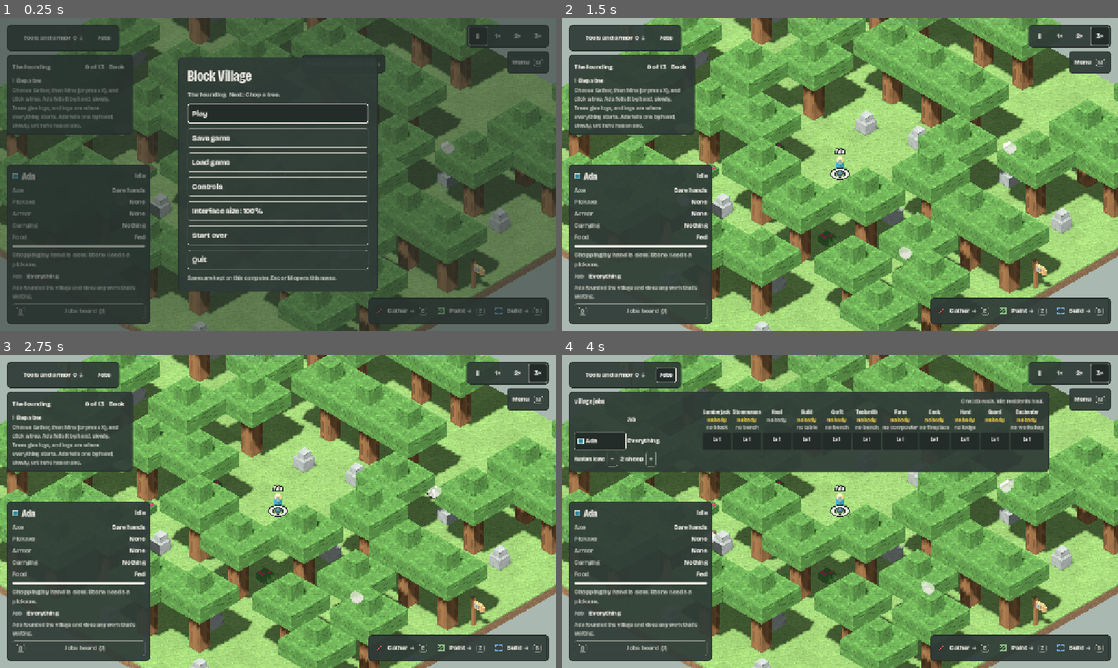
Above: before the commit, frames 1-4 (two rows, left to right).
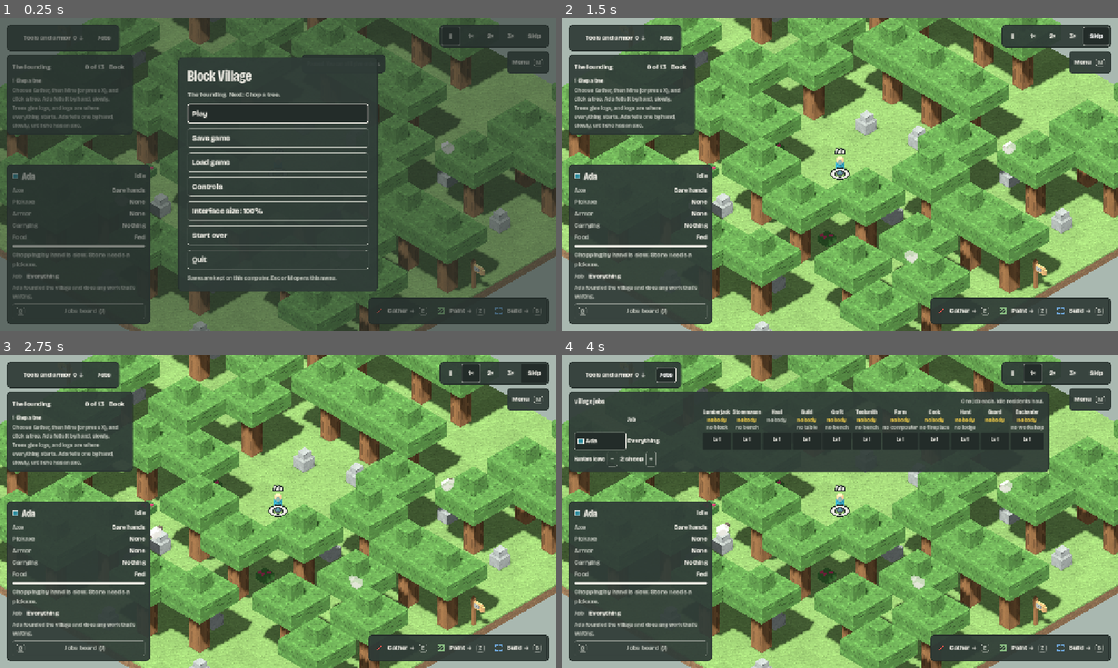
Above: after the commit, the same moments.

Repository: NerdyToddGerdy/mc_village
Game: Godot game, scene res://scenes/main.tscn
The game is run twice, just before and just after one commit, with the same random seed, the same clock (stepped at 60 frames per second) and the same inputs.
Inputs (mouse positions are in pixels of both pictures, inside the frame that each line leads up to):
- Up to frame 1 (0.25 s): no input
- Up to frame 2 (1.5 s): click "Play" at 0.5 s; click (1095, 36) at 1.25 s, where only the run after the commit has a clickable "Skip"
- Up to frame 3 (2.75 s): click (533, 373) at 2 s, where only the run after the commit has a clickable "Skip"
- Up to frame 4 (4 s): click "Tools and armor 0 ↓" at 2.75 s; click "Jobs" at 3.5 s

The runs differ from the first frame. In frame 1, 0.4% of the frame differs, in the area x 79-98%, y 2-10%; in frame 2, 0.6%; in frame 3, 0.9%, in the area x 27-99%, y 2-80%; in frame 4, 0.8%.

Commit message:
Skip ahead: run fast until something needs the player (#299)
Co-Authored-By: Claude Sonnet 5.5 <noreply@anthropic.com>

Diff:
--- a/game/scenes/game.gd
+++ b/game/scenes/game.gd
@@ -49,6 +49,10 @@
 var keys_path := ""  ## Tests set this before the game starts, so they always use default keys.
 var _menu_prev_speed := 1
 
+var skipping := false  ## Running fast until something needs the player (issue #299).
+var _skip_from := 0
+var _skip_sig := ""
+var _skip_problems := {}
 var _autosave_tick := 0  ## The sim tick of the last autosave, or of the load.
 var _autosave_sig := ""
 var save_dir := "user://saves"  ## Tests point this elsewhere so they never touch real saves.
@@ -157,7 +161,7 @@
 
 func _process(delta: float) -> void:
 	_pan_with_keys(delta)
-	_acc += minf(delta, 0.1) * speed
+	_acc += minf(delta, 0.1) * speed * (Tuning.SKIP_SPEED if skipping else 1.0)
 	var n := 0
 	while _acc >= Tuning.DT and n < 30:
 		_world.remember_positions()
@@ -166,6 +170,11 @@
 		n += 1
 		if not sim.pending.is_empty():
 			break
+		if skipping:
+			var why := _skip_stop_reason()
+			if why != "":
+				_end_skip(why)
+				break
 	if _autosave_due():
 		autosave()
 	# A choice for the player stops the game until it's answered (issues #110, #111).
@@ -813,6 +822,7 @@
 # ---------------------------------------------------------------- menu, saving and loading
 
 func open_menu(view: String) -> void:
+	skipping = false
 	if not _menu.visible:
 		_menu_prev_speed = speed if speed != 0 else last_speed
 		speed = 0
@@ -990,11 +1000,66 @@
 func set_speed(v: int) -> void:
 	if v != 0 and not sim.pending.is_empty():
 		return  # a choice is waiting for the player
+	skipping = false  # picking a speed ends a skip
 	if speed != 0:
 		last_speed = speed
 	speed = v
 	if v == 0:
 		_acc = 0.0  # no leftover time may tick the sim after pausing
+
+
+# ---------------------------------------------------------------- skipping ahead (issue #299)
+
+## Starts or ends a skip: the game runs fast until something needs the player (a choice, a message, a new problem,
+## a party setting out or coming home) or `SKIP_MAX_SECS` pass, and then stops at the normal speed.
+func set_skip(on: bool) -> void:
+	if not on:
+		if skipping:
+			_end_skip("")
+		return
+	if _menu.visible or not sim.pending.is_empty():
+		return
+	if speed == 0:
+		set_speed(maxi(1, last_speed))
+	skipping = true
+	_skip_from = sim.tick
+	_skip_sig = _party_sig()
+	_skip_problems = _problem_keys()
+
+
+## The problems on the list, not the waiting orders and not the choices: what a skip must not sleep through.
+func _problem_keys() -> Dictionary:
+	var out := {}
+	for s in sim.stuck:
+		if not s.hidden and not s.waiting:
+			out[s.key] = true
+	return out
+
+
+## Why the skip should stop now, or "".
+func _skip_stop_reason() -> String:
+	if not sim.pending.is_empty():
+		return "a choice is waiting"
+	if sim.events.any(func(e): return e.type == "toast"):
+		return "there is a message"
+	if _party_sig() != _skip_sig:
+		return "a party set out or came home"
+	for k in _problem_keys():
+		if not _skip_problems.has(k):
+			return "something got stuck"
+	if sim.stuck.any(func(s): return s.get("decision", "") != ""):
+		return "something needs your say"
+	if sim.tick - _skip_from >= int(Tuning.SKIP_MAX_SECS * Tuning.TPS):
+		return "ten minutes passed"
+	return ""
+
+
+func _end_skip(why: String) -> void:
+	skipping = false
+	_acc = 0.0
+	if why != "":
+		var secs := (sim.tick - _skip_from) / Tuning.TPS
+		_hud.add_toast({"text": "Skipped ahead %d:%02d: %s." % [secs / 60, secs % 60, why], "res_id": 0, "site_id": 0})
 
 
 ## Finished benches and fireplaces, for the Craft panel.
--- a/game/sim/tuning.gd
+++ b/game/sim/tuning.gd
@@ -41,6 +41,9 @@
 const HARVEST_TIME := 2.0               ## Seconds to harvest one ripe cell.
 const WHEAT_GROW := 120.0               ## Seconds from planting to ripe.
 const WHEAT_YIELD := 2                  ## Wheat per harvested cell.
+# Skipping ahead (issue #299).
+const SKIP_SPEED := 12.0                ## How many times faster than 1× the game runs while skipping ahead.
+const SKIP_MAX_SECS := 600.0            ## Game seconds a skip runs at most, if nothing needs the player first.
 # Autosave (issue #295).
 const AUTOSAVE_SECS := 300.0            ## Seconds of play between autosaves.
 const AUTOSAVE_MIN_SECS := 120.0        ## A game younger than this isn't autosaved, so a fresh one never replaces a real village's.
--- a/game/tests/game_test.gd
+++ b/game/tests/game_test.gd
@@ -276,6 +276,42 @@
 	check(not game.autosave() and game.read_autosave().tick == was_tick, "and the new, empty game doesn't replace it")
 	menu.visible = false
 	game.speed = 1
+
+
+## Skipping ahead runs fast until something needs the player (issue #299).
+func _test_skip_ahead(game: Game) -> void:
+	var sim := game.sim
+	game._menu.visible = false
+	game.set_speed(1)
+	sim.events.clear()
+	game.set_skip(true)
+	await game.get_tree().process_frame
+	game._hud.refresh(sim)
+	check(game.skipping and game._hud._skip_btn.button_pressed, "Skip starts a skip, and its button shows it")
+	check(game._skip_stop_reason() == "", "nothing needs the player right after it starts")
+	var t0 := sim.tick
+	game._process(0.1)
+	check(sim.tick - t0 >= 20 and sim.tick - t0 <= 30, "a skip runs faster than 1× (%d ticks in a tenth of a second)" % (sim.tick - t0))
+	sim.events.append({"type": "toast", "text": "x"})
+	check(game._skip_stop_reason() == "there is a message", "a message stops it")
+	sim.events.clear()
+	var kept: Array = sim.stuck.duplicate(true)
+	sim.stuck.append({"who": "Z", "why": "needs a thing", "map": "village", "cell": Vector2.ZERO, "height": 1.0, "focus_kind": "", "focus_id": 0, "hidden": false, "waiting": false, "decision": "", "key": "z|new", "since": 0})
+	check(game._skip_stop_reason() == "something got stuck", "a new problem stops it")
+	sim.stuck = kept
+	sim.expeditions.overworld["state"] = "staging"
+	check(game._skip_stop_reason() == "a party set out or came home", "a party setting out stops it")
+	sim.expeditions.overworld.erase("state")
+	game._skip_from = sim.tick - int(Tuning.SKIP_MAX_SECS * Tuning.TPS)
+	check(game._skip_stop_reason() == "ten minutes passed", "ten minutes of nothing ends it")
+	game._skip_from = sim.tick - 400  # 20 s
+	var toasts: int = game._hud._toast_list.size()
+	game._end_skip("something got stuck")
+	check(not game.skipping and game._hud._toast_list.size() >= mini(toasts + 1, 3), "ending it says why in a toast")
+	game.set_skip(true)
+	game.set_speed(2)
+	check(not game.skipping and game.speed == 2, "picking a speed ends a skip")
+	game.set_speed(1)
 
 
 ## Toasts sit in the gap below the tally bar, clear of the goals panel and the stuck list (issue #71).
@@ -1755,6 +1791,7 @@
 	await _test_equip(game)
 	await _test_toasts(game)
 	_test_headers(game)
+	await _test_skip_ahead(game)
 	await _test_needs_you(game)
 	await _test_autosave(game)
 	_test_glyphs()
--- a/game/view/hud.gd
+++ b/game/view/hud.gd
@@ -47,6 +47,7 @@
 var _pointer := Vector2(-1, -1)
 var _goals := VBoxContainer.new()
 var _speed_btns := {}
+var _skip_btn: Button               ## Skip ahead until something needs the player (issue #299).
 var _menu_btn: Button                ## The on-screen button for the Esc menu (issue #216), beside the speed buttons.
 var _menu_panel: PanelContainer
 var _menu_cap: PanelContainer        ## Its key badge, which follows the "menu" binding.
@@ -174,6 +175,12 @@
 		b.toggle_mode = true
 		_speed_btns[v] = b
 		speed.add_child(b)
+	_skip_btn = _button("Skip", func(): game.set_skip(not game.skipping))
+	_skip_btn.toggle_mode = true
+	_skip_btn.custom_minimum_size = Vector2(60, 44)
+	_skip_btn.set_meta("label", "Skip ahead")
+	_skip_btn.tooltip_text = "Skip ahead: run fast until something needs you"
+	speed.add_child(_skip_btn)
 	_menu_btn = _button("Menu", func(): game.toggle_menu())  # the Esc menu, for the mouse and the web build (issue #216)
 	_menu_btn.custom_minimum_size = Vector2(0, 44)
 	_menu_btn.alignment = HORIZONTAL_ALIGNMENT_LEFT
@@ -887,7 +894,8 @@
 	_refresh_goals(sim)
 	_refresh_book(sim)
 	for v in _speed_btns:
-		_speed_btns[v].set_pressed_no_signal(game.speed == v)
+		_speed_btns[v].set_pressed_no_signal(game.speed == v and not game.skipping)
+	_skip_btn.set_pressed_no_signal(game.skipping)
 	_paused_label.visible = game.speed == 0 and sim.pending.is_empty()  # a choice says so itself
 	_refresh_stuck(sim)
 	_refresh_selection(sim)
Not shown, changed: docs/how-to-play.md
